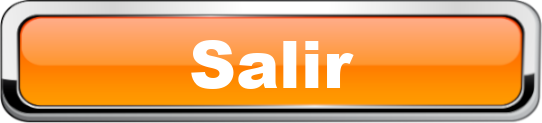
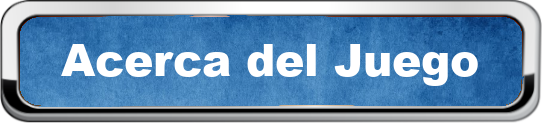
Revision of a layered 542px x 123px image; what changed, layer by layer:
hid "Salir" over [191, 40, 354, 89]
showed "Acerca del Juego" over [61, 44, 478, 86]
added layer "Capa pegada" above "140x60" over [20, 15, 524, 107]
